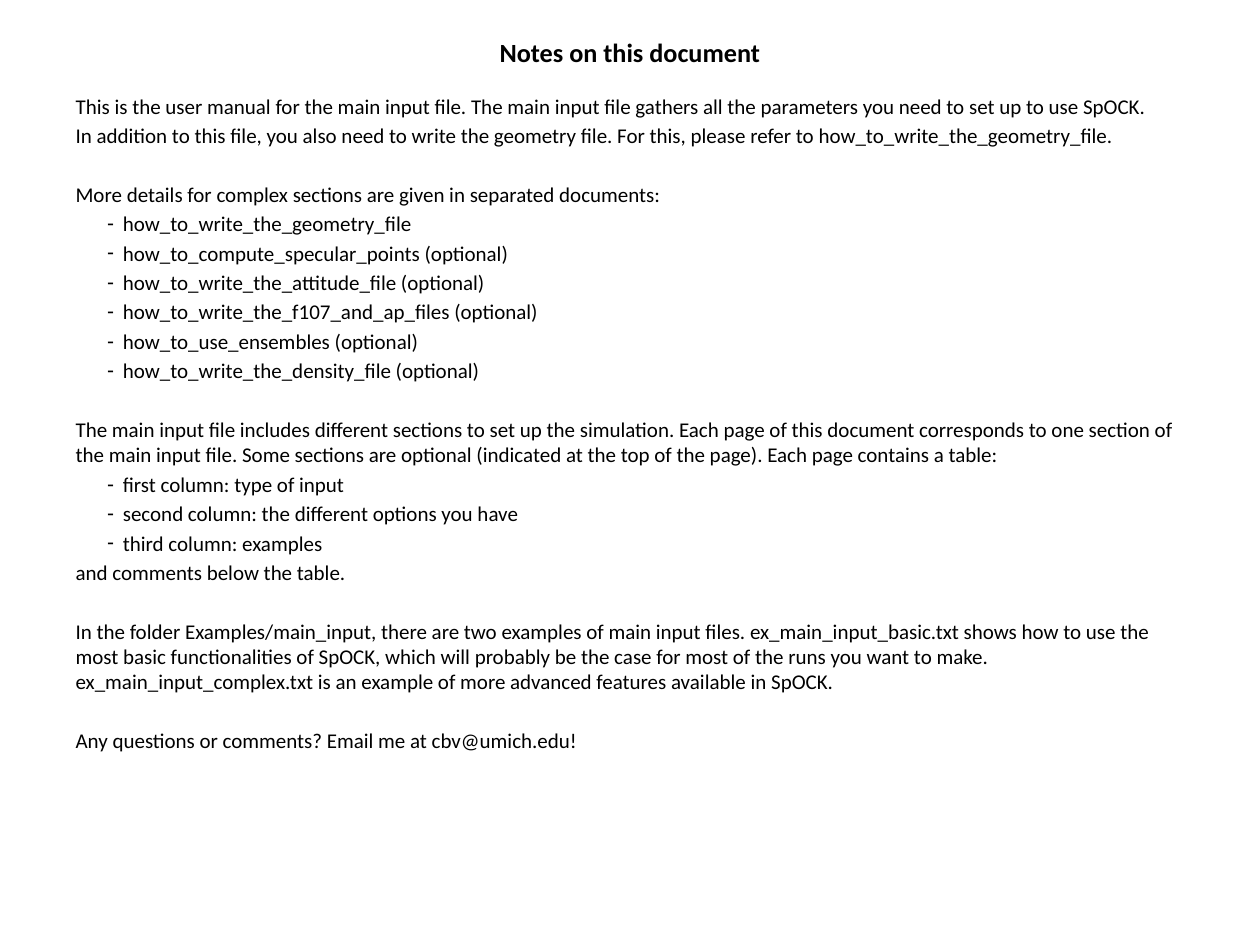
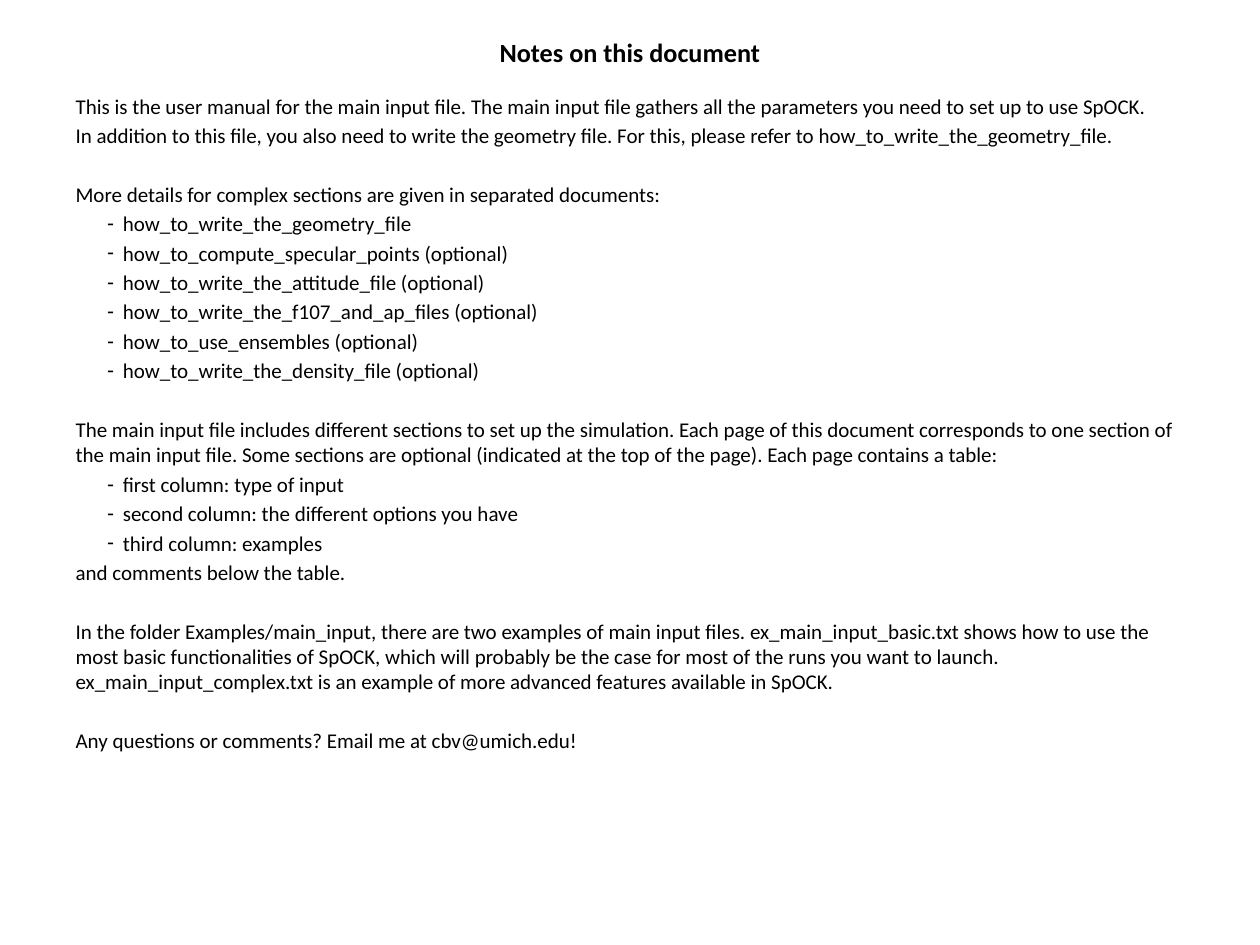
Before and after one commit to charlesbv/spock, a slide deck: slide 1 of user_manual/documentation/main_input_file.pptx. Drawn at 1260x945 pixels with LibreOffice and Linux fonts; fonts in the diff are those of the drawing. Boxes give left, top, right and bottom in pixels: in the first picture for what was removed or moved away, otherwise in the second. Text is boxed around its words. In the diff, an @@ line names an element or a change of style, - is before the commit and + after.

```diff
--- a/user_manual/documentation/main_input_file.pptx
+++ b/user_manual/documentation/main_input_file.pptx
@@ text at bbox=[76, 624, 1148, 693]: text changed @@
-In the folder Examples/main_input, there are two examples of main input files. ex_main_input_basic.txt shows how to use the most basic functionalities of SpOCK, which will probably be the case for most of the runs you want to make. ex_main_input_complex.txt is an example of more advanced features available in SpOCK.
+In the folder Examples/main_input, there are two examples of main input files. ex_main_input_basic.txt shows how to use the most basic functionalities of SpOCK, which will probably be the case for most of the runs you want to launch. ex_main_input_complex.txt is an example of more advanced features available in SpOCK.
```
Also in this commit, not shown: 5 other slides changed, 19 other files.
